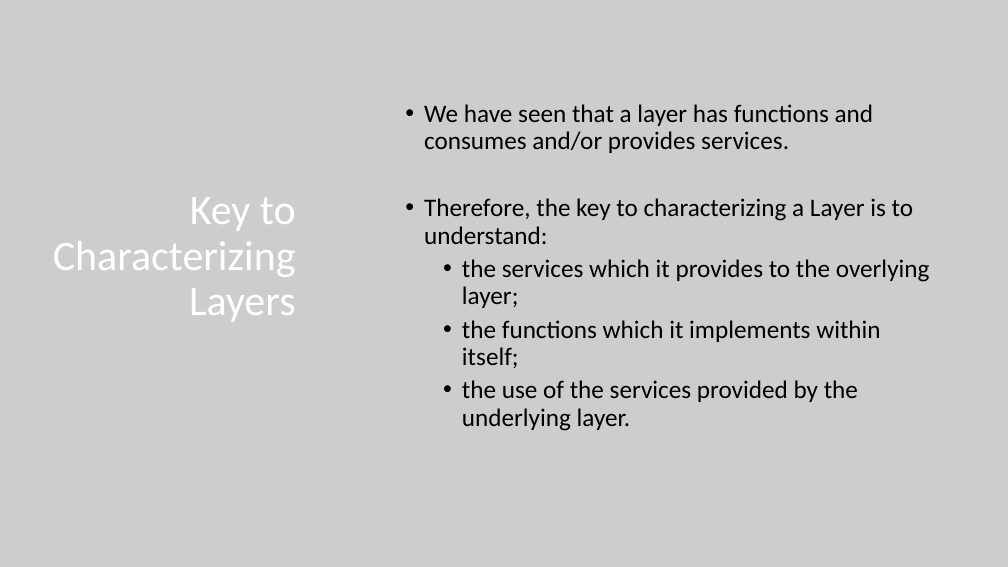
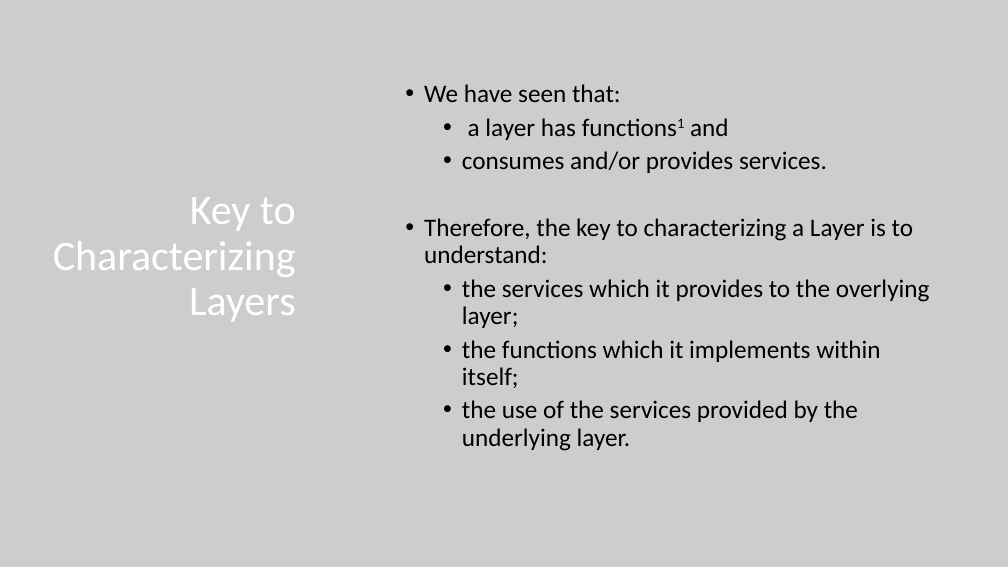
Before and after one commit to lukacassar/hw, a slide deck: slide 53 of CCE2414/1. Networking Foundations.pptx. Drawn at 1008x567 pixels with LibreOffice and Linux fonts; fonts in the diff are those of the drawing. Boxes give left, top, right and bottom in pixels: in the first picture for what was removed or moved away, otherwise in the second. Text is boxed around its words. In the diff, an @@ line names an element or a change of style, - is before the commit and + after.

```diff
--- a/CCE2414/1. Networking Foundations.pptx
+++ b/CCE2414/1. Networking Foundations.pptx
@@ text at <box>424,84,827,173</box>: text changed @@
-• We have seen that a layer has functions and consumes and/or provides services.
+• We have seen that:
+  • a layer has functions1 and
+  • consumes and/or provides services.
```
Also in this commit, not shown: 10 other slides changed, 5 slides added.
